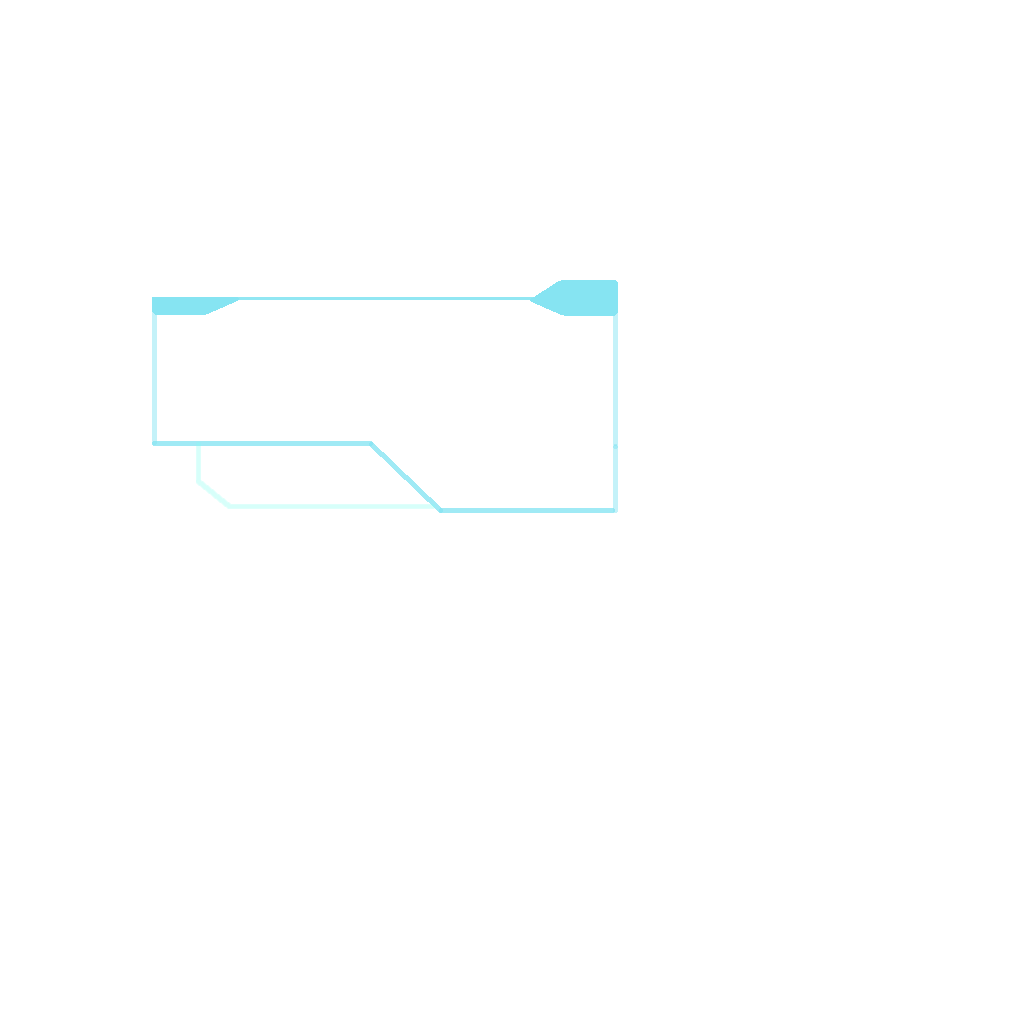
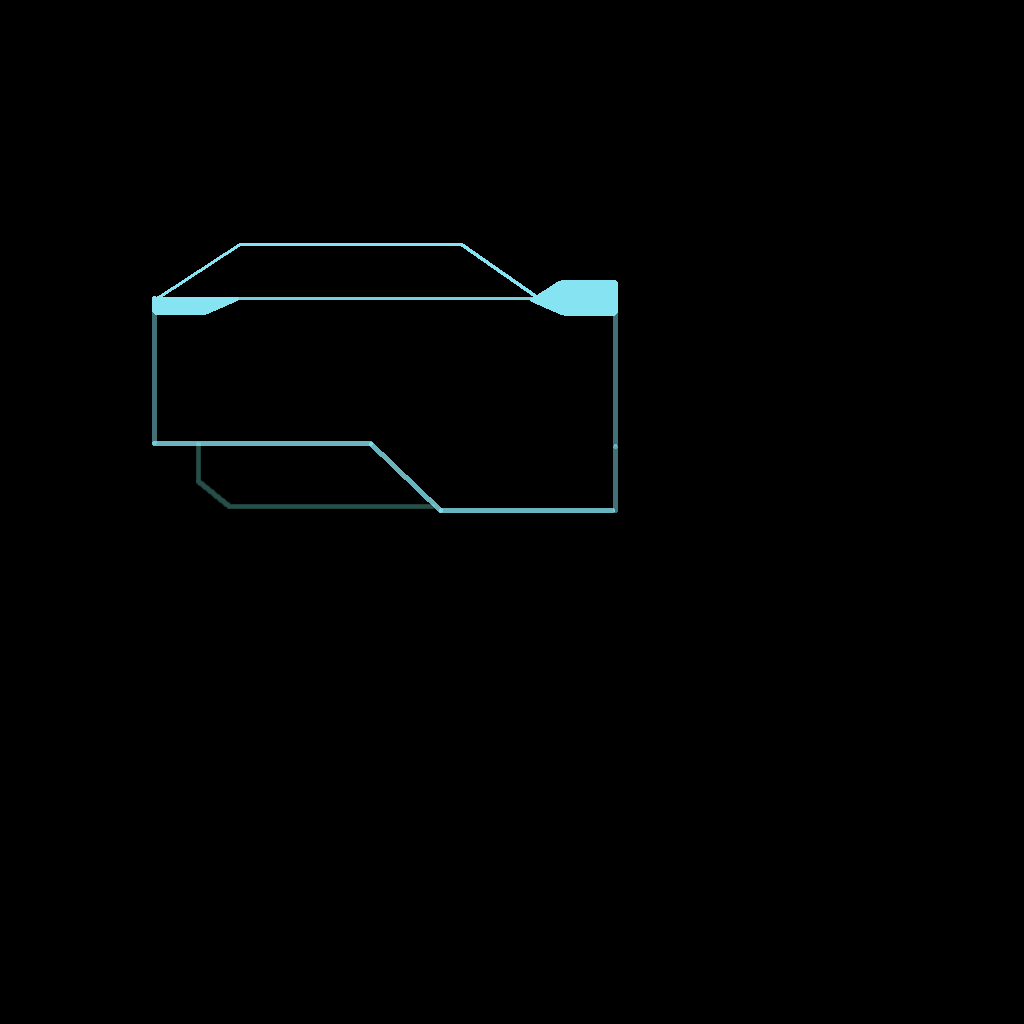
Two versions of the same layered image (1024x1024). Layer-by-layer changes:
painted on "Layer 5" over (152, 243, 618, 513)
removed layer "Layer 4" over (238, 297, 533, 300)
removed layer "Layer 3" over (530, 280, 618, 446)
removed layer "Layer 1" over (152, 297, 618, 513)
showed "Background" over (0, 0, 1024, 1024)
